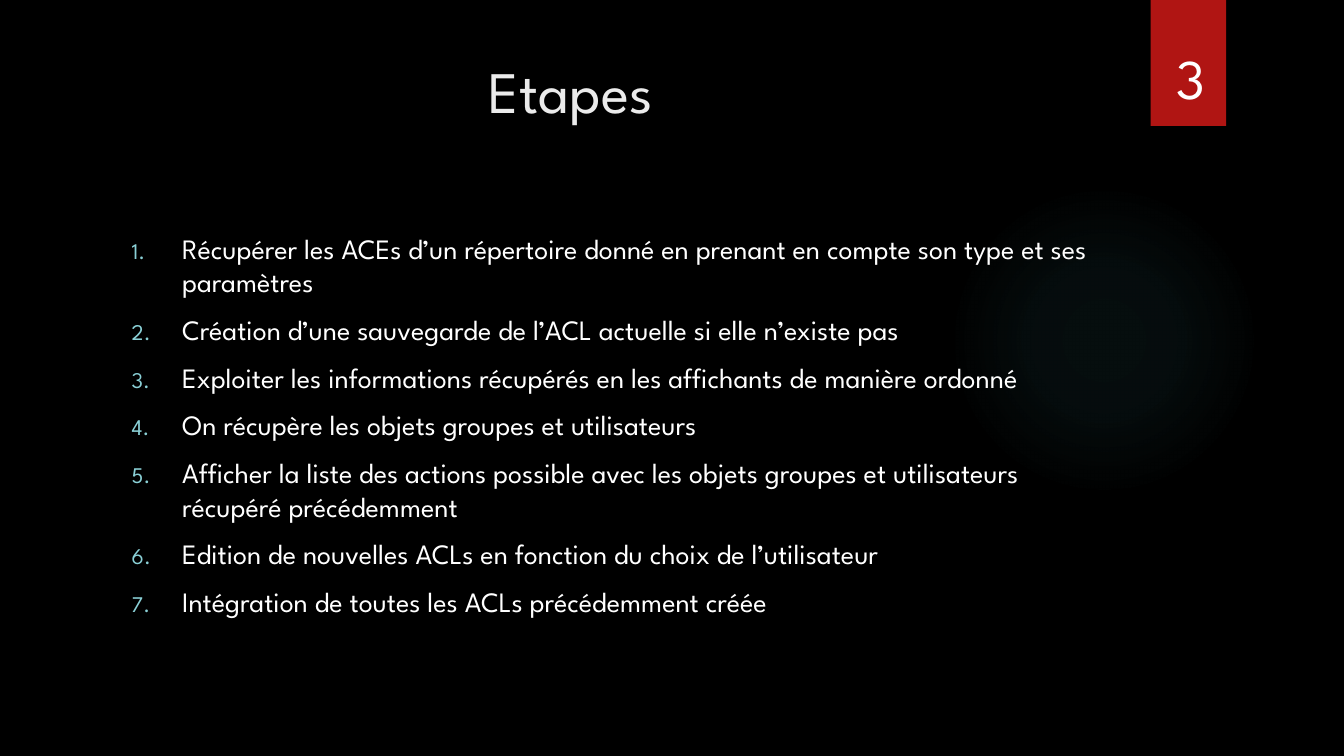
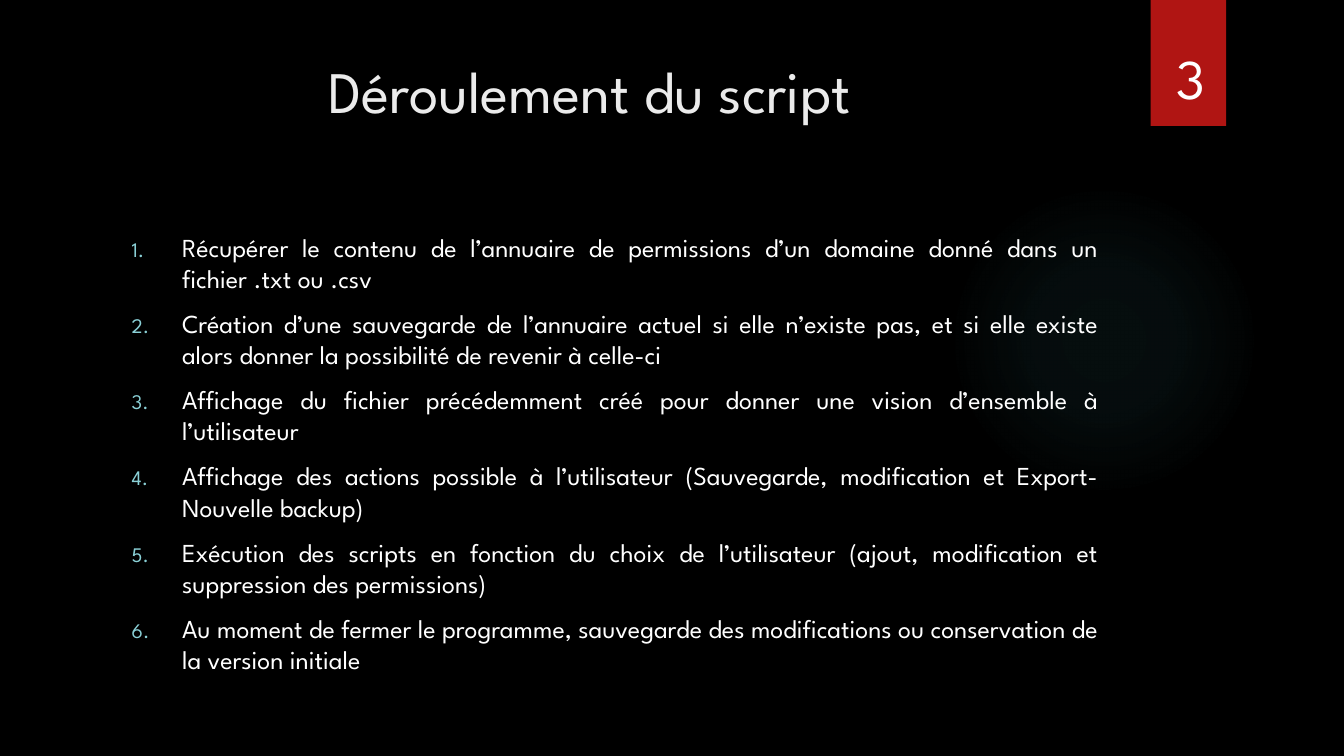
Before and after one commit to FernandezBenjamin/Admin-Windows-Server, a slide deck: slide 3 of Projet_Windows_serveur.pptx. Drawn at 1344x756 pixels with LibreOffice and Linux fonts; fonts in the diff are those of the drawing; background and template pictures are left out. Boxes give left, top, right and bottom in pixels: in the first picture for what was removed or moved away, otherwise in the second. Text is boxed around its words. In the diff, an @@ line names an element or a change of style, - is before the commit and + after.

```diff
--- a/Projet_Windows_serveur.pptx
+++ b/Projet_Windows_serveur.pptx
@@ title at box(328, 72, 851, 126): text changed @@
-Etapes
+Déroulement du script
@@ text at box(182, 239, 1098, 670): text changed; size 20 to 18.5 pt @@
-1. Récupérer les ACEs d’un répertoire donné en prenant en compte son type et ses paramètres
-2. Création d’une sauvegarde de l’ACL actuelle si elle n’existe pas
-3. Exploiter les informations récupérés en les affichants de manière ordonné
-4. On récupère les objets groupes et utilisateurs
-5. Afficher la liste des actions possible avec les objets groupes et utilisateurs récupéré précédemment
-6. Edition de nouvelles ACLs en fonction du choix de l’utilisateur
-7. Intégration de toutes les ACLs précédemment créée
+1. Récupérer le contenu de l’annuaire de permissions d’un domaine donné dans un fichier .txt ou .csv
+2. Création d’une sauvegarde de l’annuaire actuel si elle n’existe pas, et si elle existe alors donner la possibilité de revenir à celle-ci
+3. Affichage du fichier précédemment créé pour donner une vision d’ensemble à l’utilisateur
+4. Affichage des actions possible à l’utilisateur (Sauvegarde, modification et Export-Nouvelle backup)
+5. Exécution des scripts en fonction du choix de l’utilisateur (ajout, modification et suppression des permissions)
+6. Au moment de fermer le programme, sauvegarde des modifications ou conservation de la version initiale
```
Also in this commit, not shown: 1 other slide changed, 2 slides added.
